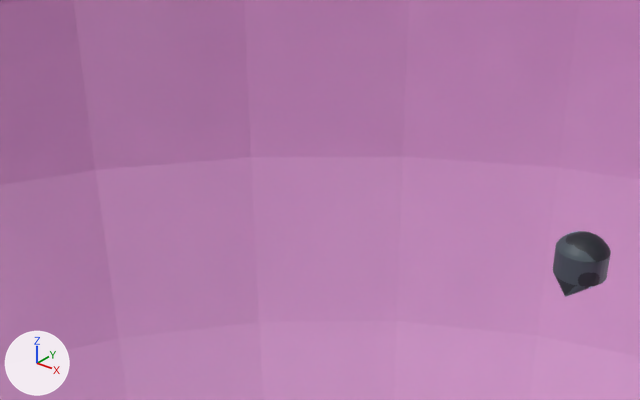
The Blender file project/resources/stages/json/clear.blend as it was, and as the next commit left it.
The view is the same before and after, from a camera (50 mm lens) standing at (10.6, -29.1, 16.9) and looking at (-8.4, -5.3, 2.1). Arrows for +X, +Y and +Z are at lower left; the lights stay in place. The older version comes first.

Objects in the first picture: 'PlayerSpawn', '球'.
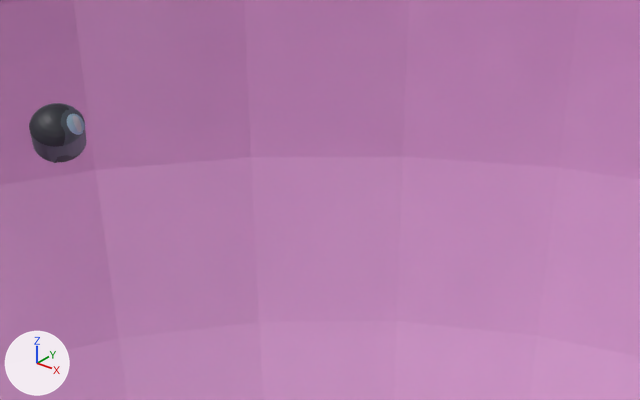
Boxes (x1, y1, x2, y2) around the edits, measured in the pictures (640 x 400 px):
'PlayerSpawn', moved, turned
    before: (553, 231, 611, 297)
    after: (29, 103, 87, 163)

What changed in the scene script:
```text
Change ob_playerspawn:
    ob_playerspawn.location: (0.0, 0.0, 0.0) -> (-16.92, -10.68, 4.36)
    ob_playerspawn.rotation_euler: (0.0, 0.0, 0.0) -> (-0.553, 0.152, -1.954)  # degrees (0, 0, 0) -> degrees (-32, 8.7, -112)
```
